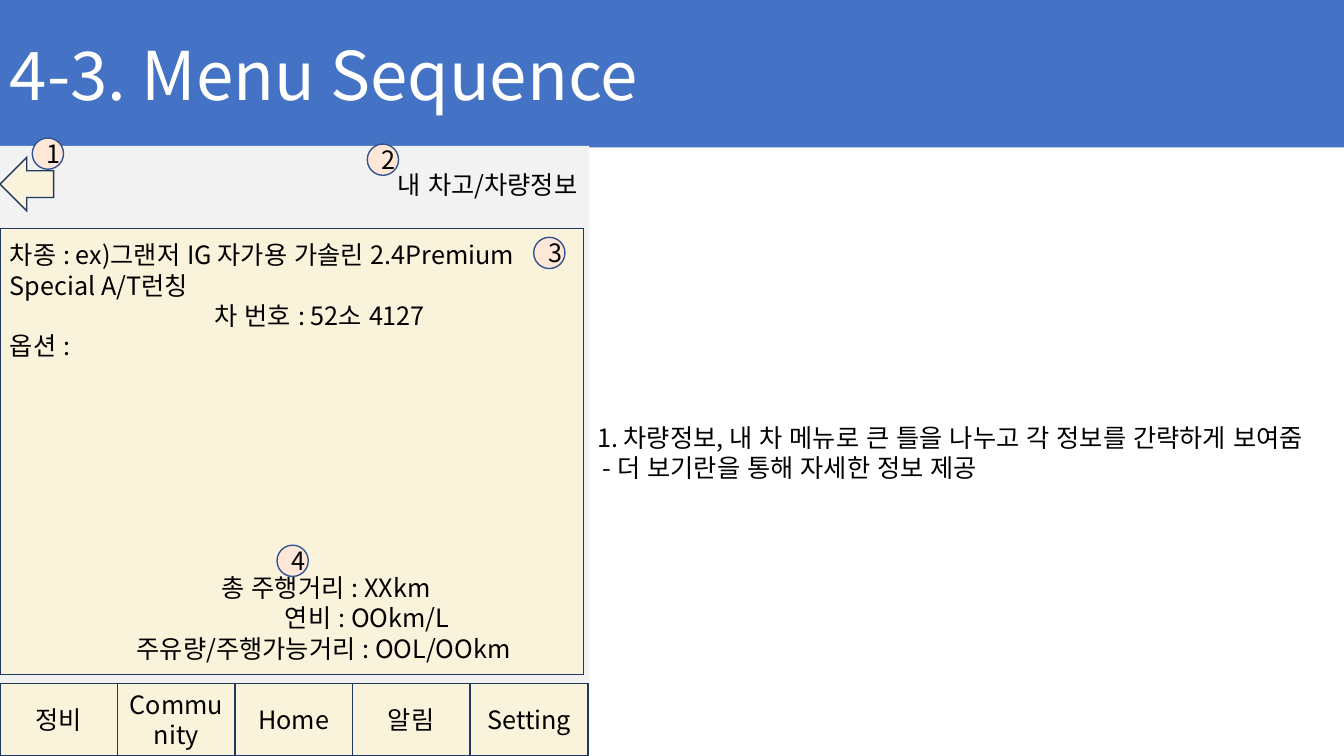
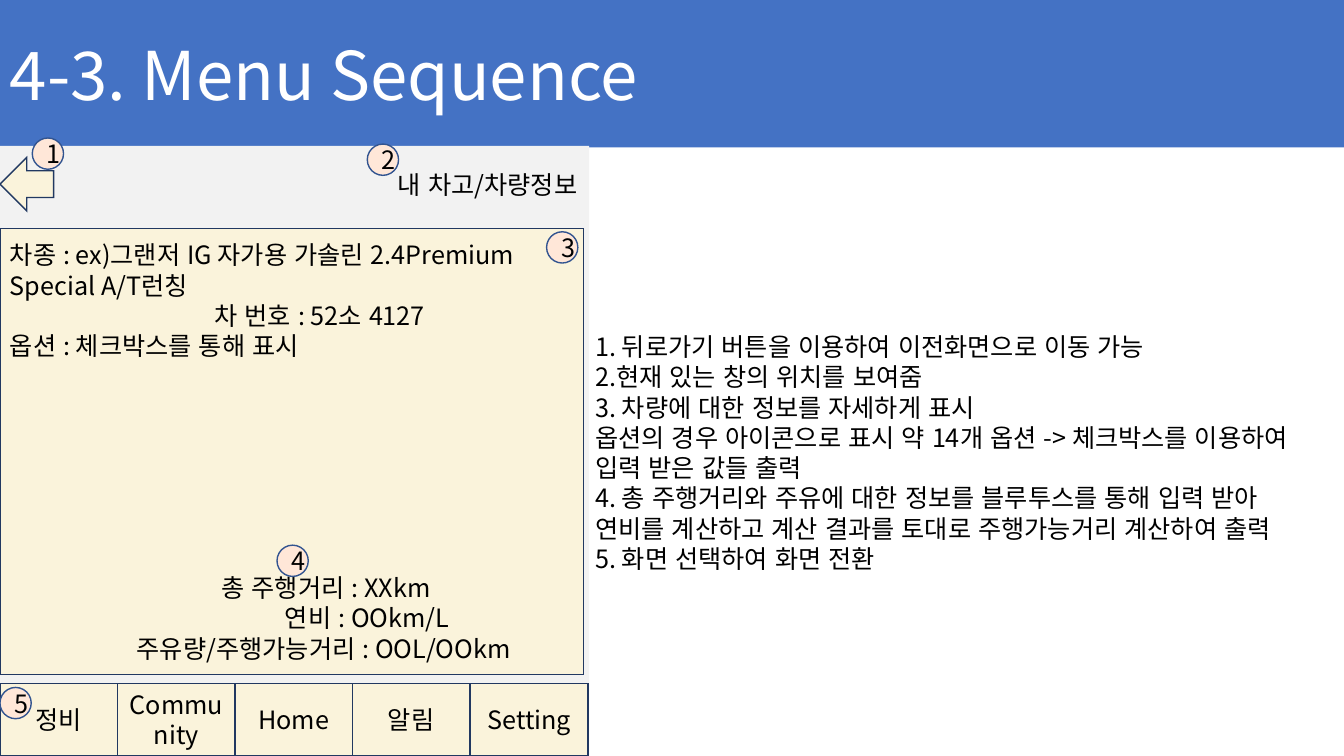
Before and after one commit to ChaeSung-Lee/DJ_InternShip, a slide deck: slide 43 of 2021_Summer/jp.hong/Project_BnC_jph.pptx. Drawn at 1344x756 pixels with LibreOffice and Linux fonts; fonts in the diff are those of the drawing. Boxes give left, top, right and bottom in pixels: in the first picture for what was removed or moved away, otherwise in the second. Text is boxed around its words. In the diff, an @@ line names an element or a change of style, - is before the commit and + after.

```diff
--- a/2021_Summer/jp.hong/Project_BnC_jph.pptx
+++ b/2021_Summer/jp.hong/Project_BnC_jph.pptx
@@ ellipse "3": place and size @@
-ellipse "3" at [533, 237, 565, 268]
+ellipse "3" at [546, 232, 578, 263]
@@ text in rectangle at [10, 334, 298, 357]: text changed @@
-옵션 :
+옵션 : 체크박스를 통해 표시
@@ text at [595, 335, 1288, 570]: text changed @@
-1. 차량정보, 내 차 메뉴로 큰 틀을 나누고 각 정보를 간략하게 보여줌
-- 더 보기란을 통해 자세한 정보 제공
+1. 뒤로가기 버튼을 이용하여 이전화면으로 이동 가능
+2.현재 있는 창의 위치를 보여줌
+3. 차량에 대한 정보를 자세하게 표시
+옵션의 경우 아이콘으로 표시 약 14개 옵션 -> 체크박스를 이용하여 입력 받은 값들 출력
+4. 총 주행거리와 주유에 대한 정보를 블루투스를 통해 입력 받아 연비를 계산하고 계산 결과를 토대로 주행가능거리 계산하여 출력
+5. 화면 선택하여 화면 전환
@@ ellipse added at [0, 688, 31, 719], fill #FFE7D8, outline #325491 1 pt, 18 pt, text #000000 @@
+5
```
Also in this commit, not shown: 9 other slides changed, 4 slides added.
